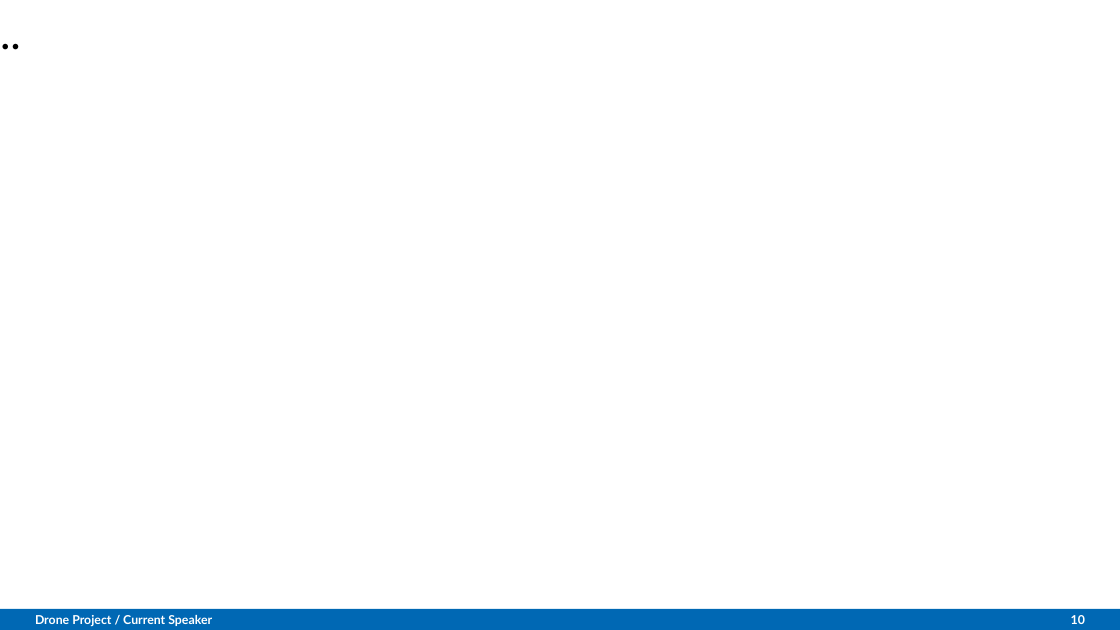
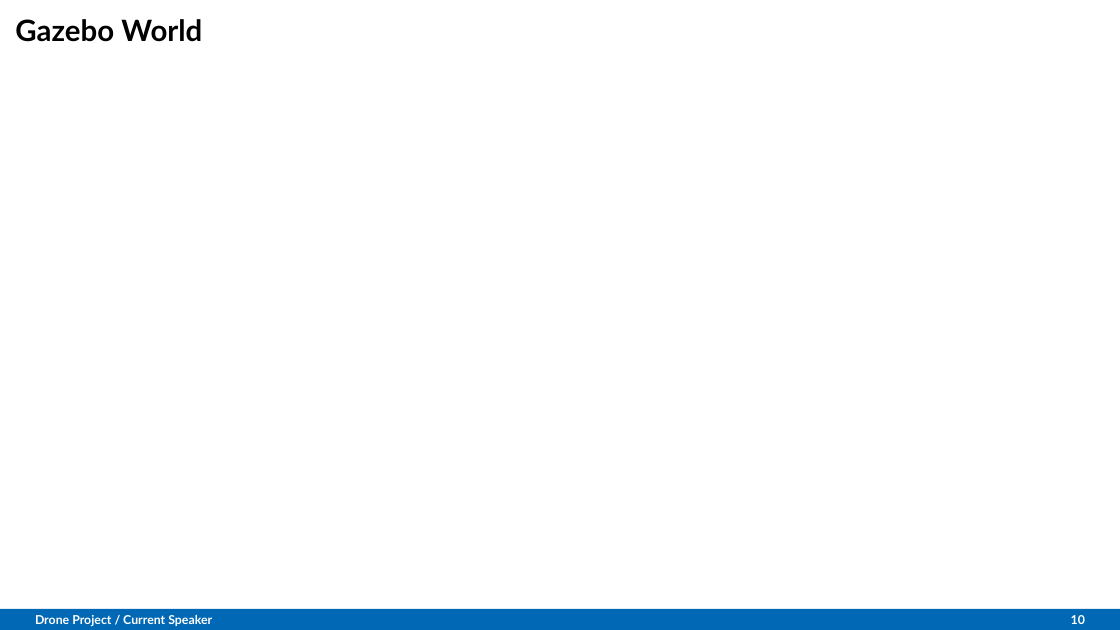
Before and after one commit to Belvin7/Drone_Project_personal-, a slide deck: slide 10 of AMS_Intermediate_Presentation.odp. Drawn at 1120x630 pixels with LibreOffice and Linux fonts; fonts in the diff are those of the drawing; background and template pictures are left out. Boxes give left, top, right and bottom in pixels: in the first picture for what was removed or moved away, otherwise in the second. Text is boxed around its words. In the diff, an @@ line names an element or a change of style, - is before the commit and + after.

```diff
--- a/AMS_Intermediate_Presentation.odp
+++ b/AMS_Intermediate_Presentation.odp
@@ title removed at (0, 0, 703, 64) @@
-..
@@ title added at (15, 19, 202, 42), 18.9 pt, text #000000, bold @@
+Gazebo World
```
Also in this commit, not shown: 2 other slides changed, 2 slides added, 3 slides removed.
